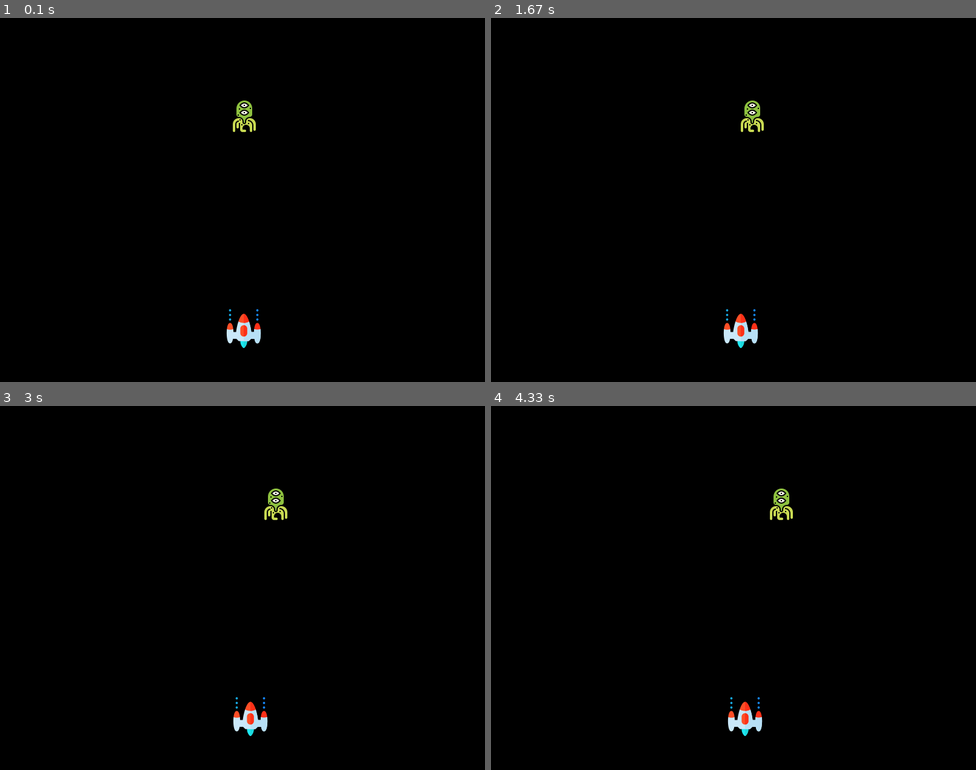
Above: before the commit, frames 1-4 (two rows, left to right).
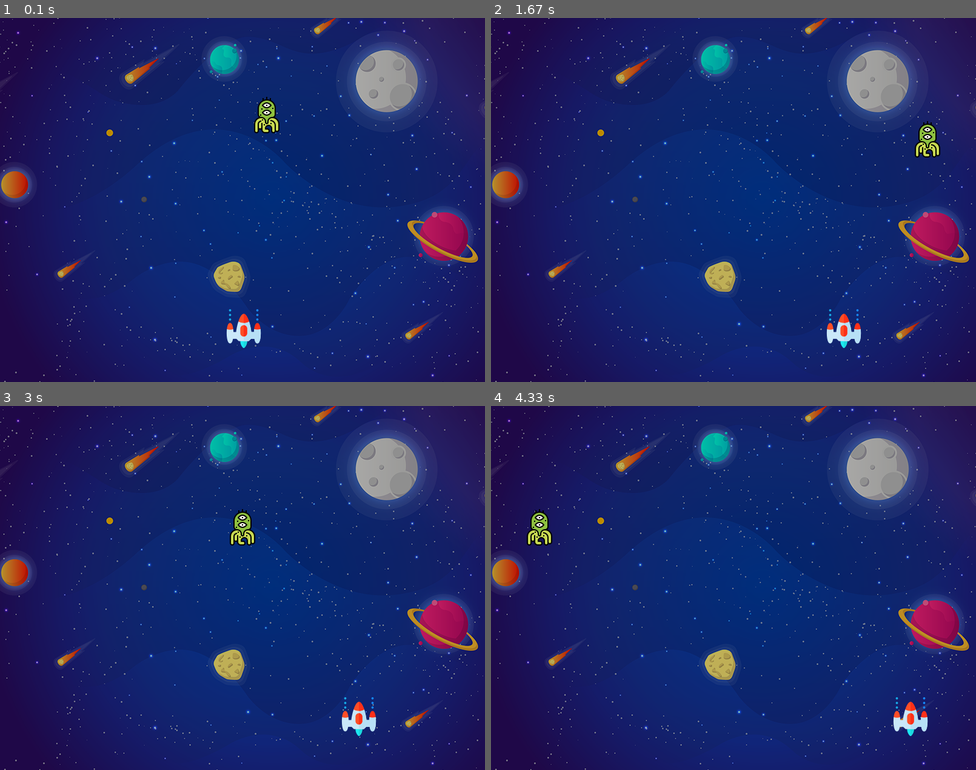
Above: after the commit, the same moments.

Repository: DatAmstrongest/SpaceInvader-Pygame
Game: pygame game, started from main.py
Same seed, same stepped clock (60 frames per second), same inputs: the game is played once before the commit and once after it.
Inputs:
- Up to frame 1 (0.1 s): no input
- Up to frame 2 (1.67 s): hold Right 0.33-0.8 s; hold Right 0.83-1.3 s; hold Left from 1.33 s (still down)
- Up to frame 3 (3 s): release Left at 1.87 s; hold Left 1.9-2.3 s; hold Right 2.33-2.97 s
- Up to frame 4 (4.33 s): hold Left 3-3.47 s; hold Right 3.5-3.97 s; hold Right from 4 s (still down)

The runs differ from the first frame. In frame 1, 100% of the frame differs, in the area x 0-100%, y 0-100%; in frame 2, 100%; in frame 3, 100%; in frame 4, 100%.

Commit message:
Background image is added

Diff:
--- a/main.py
+++ b/main.py
@@ -6,6 +6,9 @@
 
 # create  the screen
 screen = pygame.display.set_mode((800,600))
+
+# Background
+background = pygame.image.load('background.png')
 
 # Title and Icon
 pygame.display.set_caption("Space Invaders")
@@ -22,7 +25,7 @@
 enemyImage = pygame.image.load("enemy.png")
 enemyX = random.randint(0,800)
 enemyY = random.randint(50,150)
-enemyX_change = 0.3
+enemyX_change = 4
 enemyY_change = 40
 
 def player(x,y):
@@ -35,15 +38,17 @@
 running = True
 while running:
     screen.fill((0,0,0))
+    # Background Image
+    screen.blit(background,(0,0))
     for event in pygame.event.get():
         if event.type == pygame.QUIT:
             running = False
         # if keystroke is pressed check wheter its right or left
         if event.type == pygame.KEYDOWN:
             if event.key == pygame.K_LEFT:
-                playerX_change = -0.3
+                playerX_change = -5
             if event.key == pygame.K_RIGHT:
-                playerX_change = 0.3
+                playerX_change = 5
         if event.type == pygame.KEYUP:
             if event.key == pygame.K_LEFT or event.key == pygame.K_RIGHT:
                 playerX_change = 0
@@ -60,10 +65,10 @@
     enemyX += enemyX_change
 
     if enemyX <= 0:
-        enemyX_change = 0.3
+        enemyX_change = 4
         enemyY += enemyY_change
     elif enemyX >= 736:
-        enemyX_change = -0.3
+        enemyX_change = -4
         enemyY += enemyY_change
 
     player(playerX,playerY)
Binary file added: background.png
